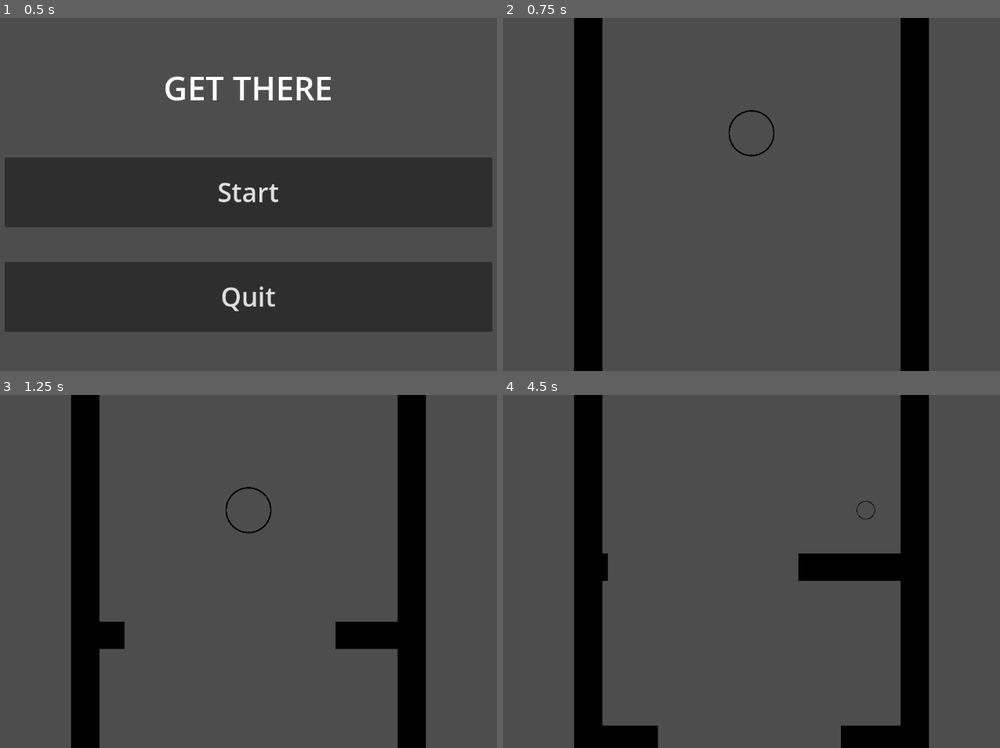
Above: before the commit, frames 1-4 (two rows, left to right).
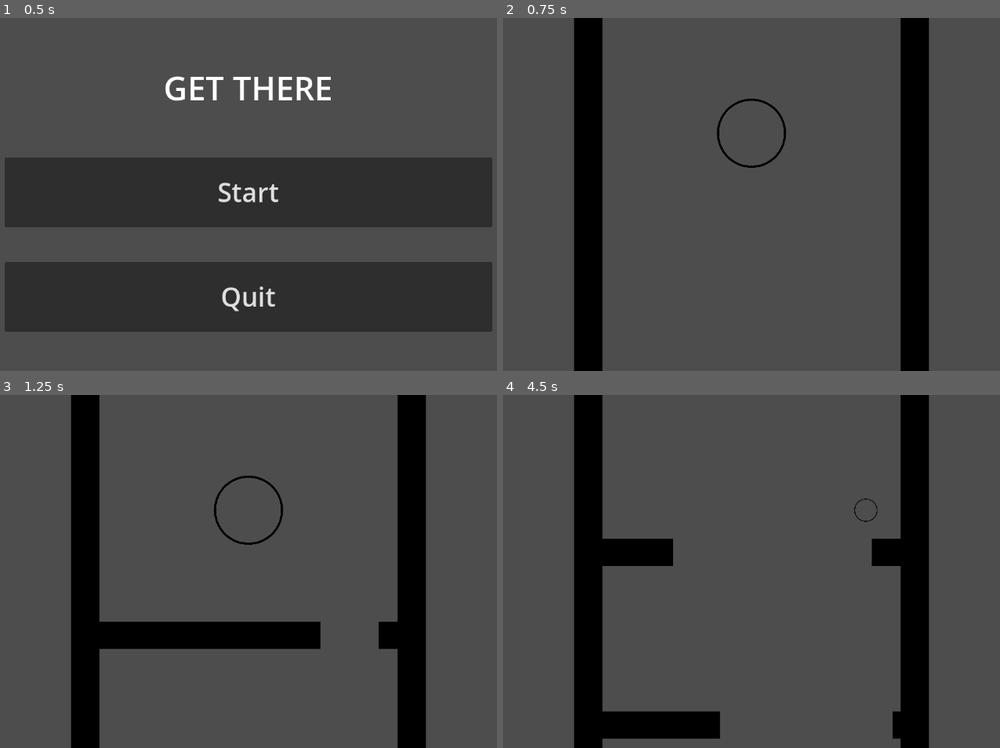
Above: after the commit, the same moments.

Repository: kylietmo/gmtk-2024-game
Game: Godot game, scene res://menus/start_screen/start_screen.tscn
The game is run twice, just before and just after one commit, with the same random seed, the same clock (stepped at 60 frames per second) and the same inputs.
Inputs:
- Up to frame 1 (0.5 s): no input
- Up to frame 2 (0.75 s): click "Start" at 0.5 s
- Up to frame 3 (1.25 s): no input
- Up to frame 4 (4.5 s): hold D (right) 1.28-2 s; tap 3 (size_large) at 1.35 s; tap 2 (size_medium) at 1.55, 2.85 s; click "Try Again" at 2 s; hold A (left) 2.78-3.5 s; tap 1 (size_small) at 3.05, 4.35 s; click "Try Again" at 3.5 s; hold D (right) from 4.28 s (still down)

Frame 1 is identical in both runs. In frame 2, 0.4% of the frame differs, in the area x 43-57%, y 22-43%; in frame 3, 4.2%; in frame 4, 5.3%, in the area x 20-80%, y 29-100%.

Commit message:
feat: change velocity based on sizes

Diff:
--- a/src/entities/player/player.gd
+++ b/src/entities/player/player.gd
@@ -1,29 +1,45 @@
 extends CharacterBody2D
+class_name Player
 
 @export var SPEED = 1400.0
 @export var ACCELERATION = 200.0
 @export var DECELERATION = 200.0
-@export var LARGE_SIZE_SCALE = 1.5
-@export var MEDIUM_SIZE_SCALE = 0.5
-@export var SMALL_SIZE_SCALE = 0.2
+@export var LARGE_SIZE_SCALE = 1.25
+@export var MEDIUM_SIZE_SCALE = .75
+@export var SMALL_SIZE_SCALE = 0.25
 @export var SIZE_CHANGE_DURATION = 0.1
 
 var LARGE_SCALE_VEC = Vector2(LARGE_SIZE_SCALE, LARGE_SIZE_SCALE)
 var MEDIUM_SCALE_VEC = Vector2(MEDIUM_SIZE_SCALE, MEDIUM_SIZE_SCALE)
 var SMALL_SCALE_VEC = Vector2(SMALL_SIZE_SCALE, SMALL_SIZE_SCALE)
 
+enum sizes {
+	SMALL,
+	MEDIUM,
+	LARGE
+}
+
+@onready var current_size = sizes.MEDIUM
+
+func _ready() -> void:
+	position.y = get_viewport().size.y * -0.25
+	scale = MEDIUM_SCALE_VEC
+
 func _physics_process(delta: float) -> void:
 	if Input.is_action_just_pressed("size_small"):
 		var tween = create_tween()
 		tween.tween_property(self, "scale", SMALL_SCALE_VEC, SIZE_CHANGE_DURATION)
+		current_size = sizes.SMALL
 
 	if Input.is_action_just_pressed("size_medium"):
 		var tween = create_tween()
 		tween.tween_property(self, "scale", MEDIUM_SCALE_VEC, SIZE_CHANGE_DURATION)
+		current_size = sizes.MEDIUM
 
 	if Input.is_action_just_pressed("size_large"):
 		var tween = create_tween()
 		tween.tween_property(self, "scale", LARGE_SCALE_VEC, SIZE_CHANGE_DURATION)
+		current_size = sizes.LARGE
 
 	# Get the input direction and handle the movement/deceleration.
 	var direction := Input.get_axis("left", "right")
--- a/src/game.gd
+++ b/src/game.gd
@@ -3,9 +3,9 @@
 @export var MIN_SECS_BETWEEN_SPAWNS = 0.5
 @export var MAX_SECS_BETWEEN_SPAWNS = 0.8
 @export var SPEED = -500.0
-@onready var player = $Player
+@onready var player : Player = $Player
 
-const MIN_GAP_SIZE = 250
+const MIN_GAP_SIZE = 100
 const MAX_GAP_SIZE = 400
 
 var time_until_next_spawn = MIN_SECS_BETWEEN_SPAWNS
@@ -16,7 +16,6 @@
 
 # Called when the node enters the scene tree for the first time.
 func _ready() -> void:
-	player.position.y = get_viewport().size.y * -0.25
 	adjust_barriers()
 	spawn_double_platform()
 	determine_time_until_next_obstacle_spawn()
@@ -24,6 +23,21 @@
 # Called every frame. 'delta' is the elapsed time since the previous frame.
 func _process(delta: float) -> void:
 	curr_time_between_spawns += delta
+
+	# TODO: tweak spawn rate based on sizes
+	match player.current_size:
+		player.sizes.SMALL:
+			SPEED = -700
+			MIN_SECS_BETWEEN_SPAWNS = 0.4
+			MAX_SECS_BETWEEN_SPAWNS = 0.6
+		player.sizes.MEDIUM:
+			SPEED = -500
+			MIN_SECS_BETWEEN_SPAWNS = 0.5
+			MAX_SECS_BETWEEN_SPAWNS = 0.8
+		player.sizes.LARGE:
+			SPEED = -300
+			MIN_SECS_BETWEEN_SPAWNS = 2.0
+			MAX_SECS_BETWEEN_SPAWNS = 3.0
 
 	# Update all existing obstacles to be moving up.
 	# TODO: If/when we change the direction of the level we'd need
